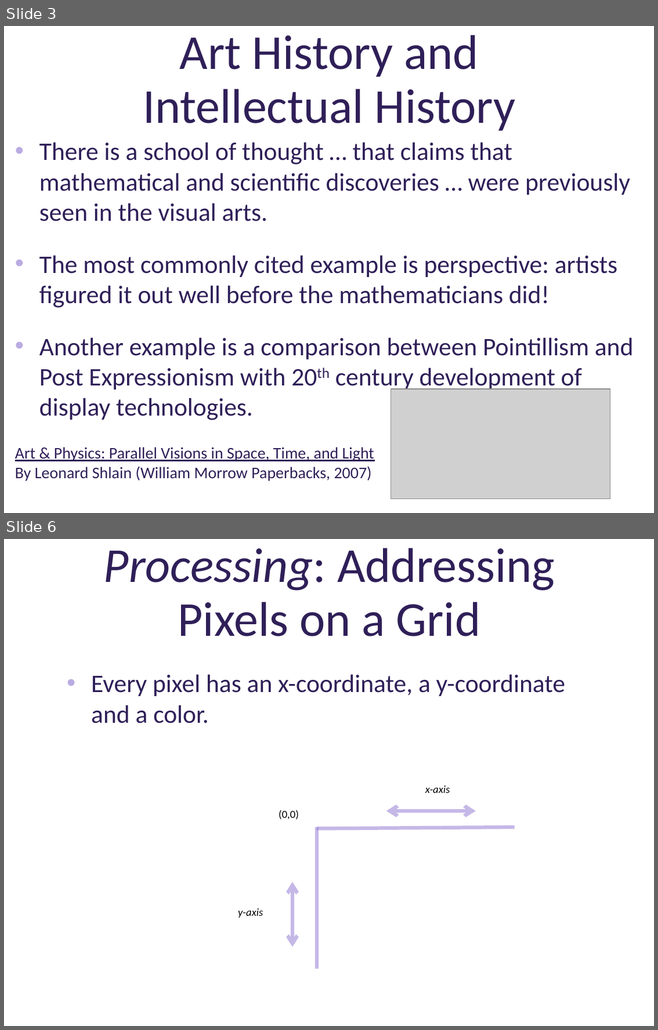
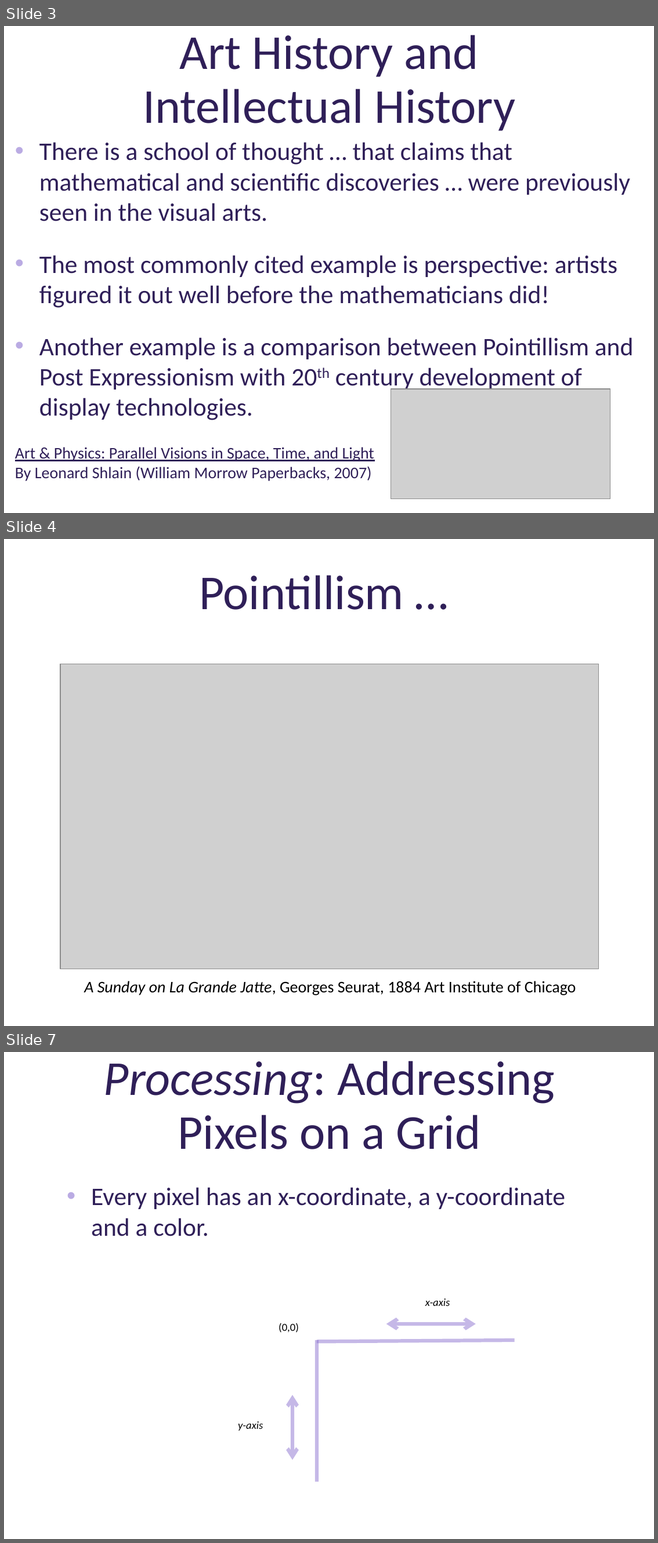
Before and after one commit to deenaengel/TF3_ProcessingSlides, a slide deck: Processing_Presentation_TF3_DE_notes.pptx. Shown one above the other, each under a label of ours: slides 3 and 6 before the commit, slides 3, 4 and 7 after it; the slides between them are not shown. The pictures are 658x1030 and 658x1543 pixels, drawn with LibreOffice and Linux fonts; fonts in the diff are those of the drawing; grey boxes stand for pictures; background and template pictures are left out. Boxes give left, top, right and bottom in pixels: in the first picture for what was removed or moved away, otherwise in the second. Text is boxed around its words. In the diff, an @@ line names an element or a change of style, - is before the commit and + after.

```diff
--- a/Processing_Presentation_TF3_DE_notes.pptx
+++ b/Processing_Presentation_TF3_DE_notes.pptx
@@ slide 4 added at <box>4,539,654,1026</box>, background picture (left out) @@
@@ title added at <box>199,575,404,610</box>, 54 pt, text #2F1F58 @@
+Pointillism …
@@ picture added at <box>60,664,598,969</box> @@
@@ text added at <box>84,981,576,995</box>, 18 pt, text #000000 @@
+A Sunday on La Grande Jatte, Georges Seurat, 1884 Art Institute of Chicago
@@ what was slide 6 is now slide 7 @@
```
Also in this commit, not shown: 4 slides changed, 2 other slides added, 2 slides removed.
